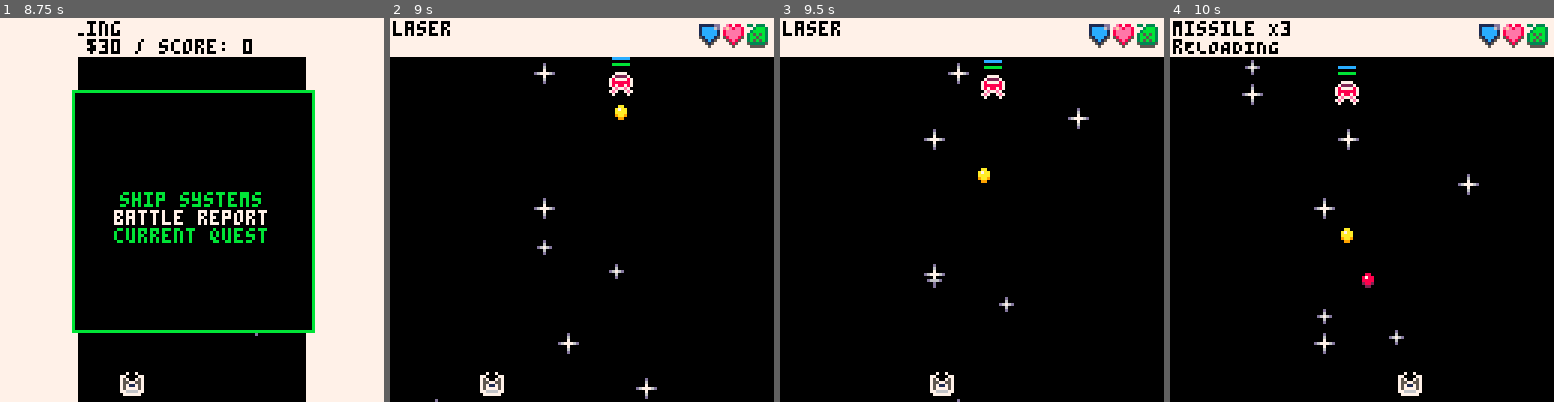
Above: before the commit, frames 1-4 (left to right).
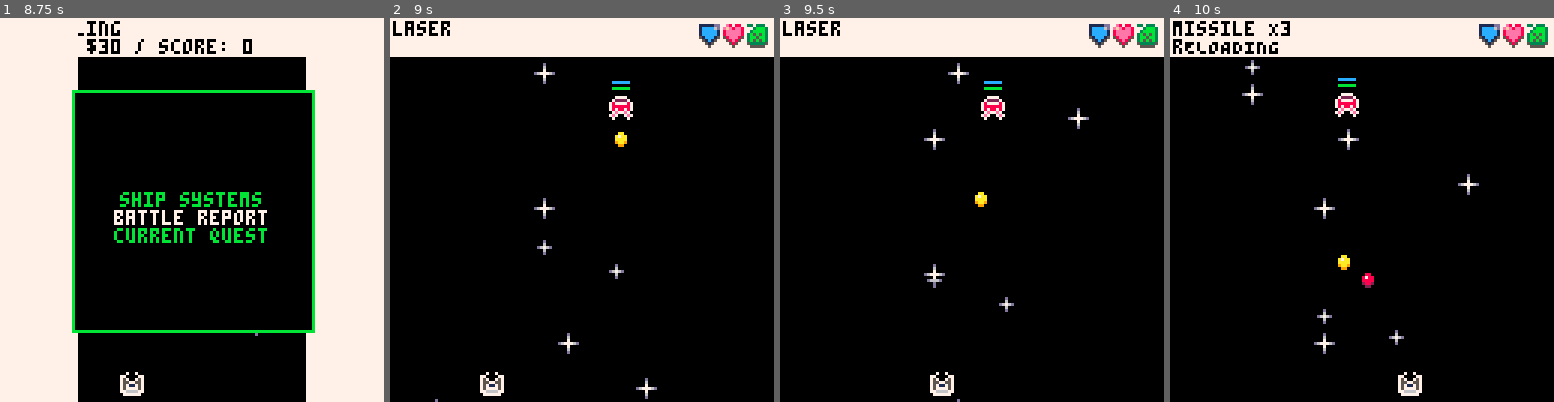
Above: after the commit, the same moments.

Repository: NinetiesPaul/Orion-s-Defender
Game: PICO-8 cartridge orionsdefender.p8
The game is run twice, just before and just after one commit, with the same random seed, the same clock (stepped at 60 frames per second) and the same inputs.
Inputs:
- Up to frame 1 (8.75 s): tap O (Z key) at 0.33, 1.07, 2.22, 3.72, 5.22, 6.72, 8.22 s; tap Down at 0.7 s; tap X (X key) at 1.43, 2.07, 2.82, 3.57, 4.32, 5.07, 5.82, 6.57, 7.32, 8.07 s; hold Up 1.97-2.63 s; hold Right 2.68-3.02 s; hold Down 3.07-3.73 s; hold Left 3.78-4.12 s; hold Up 4.17-4.5 s; hold Left 4.55-5.05 s; hold Right 5.1-5.93 s; hold Up 5.98-6.65 s; hold Right 6.7-7.03 s; hold Down 7.08-7.75 s; hold Left 7.8-8.13 s; hold Up 8.18-8.52 s; hold Left from 8.57 s (still down)
- Up to frame 2 (9 s): keep holding Left; tap X (X key) at 8.82 s
- Up to frame 3 (9.5 s): release Left at 9.07 s; hold Right from 9.12 s (still down)
- Up to frame 4 (10 s): tap X (X key) at 9.57 s; tap O (Z key) at 9.72 s; release Right at 9.95 s

Frame 1 is identical in both runs. In frame 2, 0.8% of the frame differs, in the area x 57-64%, y 10-34%; in frame 3, 0.9%, in the area x 50-59%, y 10-50%; in frame 4, 0.7%.

Commit message:
feat: enemy reward refactoring

Diff:
--- a/orionsdefender.p8
+++ b/orionsdefender.p8
@@ -918,8 +918,6 @@
 function start_battle()
 	enemy_type_pool = {}
 	enemy_by_difficulty ={ { 1,2 }, { 2, 3 }, { 3, 4 } }
-	bounty_chance = { 0.9, 0.8, 0.7 }
-	bounty_lvls = { 40, 55, 70 }
 
 	local pirate_rep = (pirate_rep == 0) and 1 or pirate_rep
 
@@ -944,13 +942,17 @@
 
 	if current_quest > 0 then
 		if (current_quest == 2 and rnd() > 0.7) proccess_enemy(enemy_list[6])
-		if (current_quest == 1 and rnd() > 0.5) proccess_enemy(enemy_list[6]) proccess_enemy(enemy_list[6]) proccess_enemy(enemy_list[6])
+		if (current_quest == 1 and rnd() > 0.5) for i=0,2 do proccess_enemy(enemy_list[6]) end
 	end
 
 	battle_started = true
 end
 
 function proccess_enemy(enemy_data)
+	local pirate_rep = (pirate_rep == 0) and 1 or pirate_rep
+	bounty_chance = { 0.8, 0.7, 0.6 }
+	bounty_lvls = { 20, 40, 60 }
+
 	local enemy = {}
 	for k, v in pairs(enemy_data) do
 		enemy[k] = v
@@ -964,9 +966,9 @@
 	enemy.current_speed = 0
 	enemy.max_speed = enemy_data.b_speed
 	enemy.clock = 0
-	enemy.bounty = 0 --(rnd() > bounty_chance[pirate_rep]) and rnd(bounty_lvls) or 0
+	enemy.bounty = (rnd() > bounty_chance[pirate_rep]) and flr(rnd(bounty_lvls[pirate_rep]) + (bounty_lvls[pirate_rep] / 2)) or 0
 	enemy.x = flr(rnd(48)) + 48
-	enemy.y = 18
+	enemy.y = flr(rnd(24)) + 24
 	enemy.angle = 0
 	enemy.from_x = 0
 	enemy.to_x = 0
@@ -1605,7 +1607,7 @@
 	if (pirate_rep < 3 and total_enemies_destroyed % 10 == 0) pirate_rep += 1
 
 	score += e.score
-	battle_rewards += flr(10 + (e.reward * (pirate_rep/2))) + e.bounty
+	battle_rewards += e.reward + e.bounty
 	create_explosion(e.x,e.y)
 	if (e.spr == 061 and current_quest == 1) create_warning("quest\nenemy\ndestroyed", e) hunt_quest_enemies_destroyed += 1
 	if (hunt_quest_enemies_destroyed == 3) quest_reward = 270 battle_rewards += quest_reward reset_quest_params() quest_ended_message = "hunt quest complete!"
